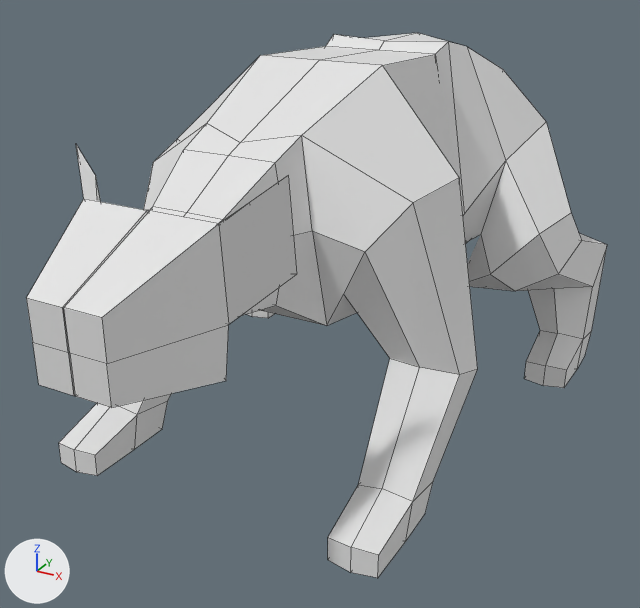
A saved change to the FBX model Assets/---3D Assets/Enemies/Rompo.fbx.
One viewpoint serves both versions: a camera (50 mm lens) standing at (4.28, -4.92, 4.24) and looking at (0.11, 2.64, 0.45). Arrows for +X, +Y and +Z are at lower left; the lights stay in place. Mesh edges are drawn as thin lines.

Script lines for the objects in view, before the commit:
```python
me_cube_002 = bpy.data.meshes.new('Cube.002')
me_cube_002.from_pydata(...)  # 253 vertices, 244 faces; spans x -2.36..2.36, y -0.84..6.52, z -1.03..2.98
ob_rompo = bpy.data.objects.new('Rompo', me_cube_002)
ob_rompo.location = (0.0, 0.0, 0.0)
```
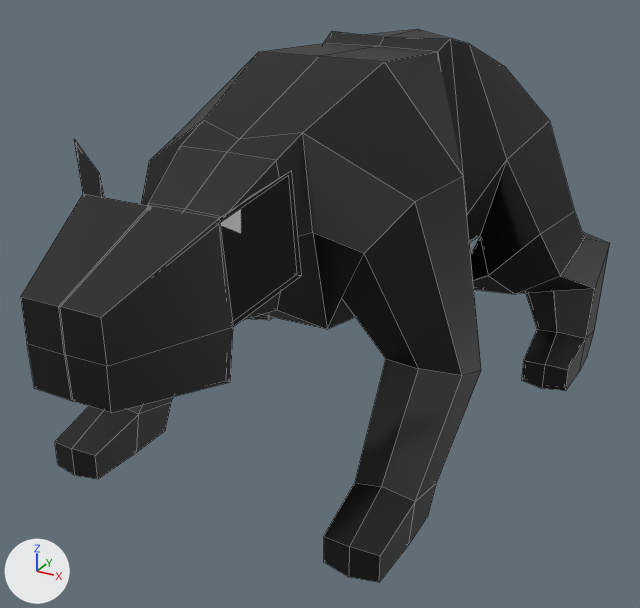
Location of each change, (x1, y1, x2, y2) in pixels of the pictures (640 x 608 px):
'Rompo', reshaped: before (26, 33, 607, 578); after (21, 29, 610, 582)
part 1 of me_cube_002, added (black): after (21, 29, 610, 582)

What the commit changed:
Material 'Outline' (mat_outline) is new.
Its base color is (0.0, 0.0, 0.0) (black #000000).
Material 'Rompo' (mat_rompo) is new.
Its base color is (0.8, 0.8, 0.8) (white #e7e7e7).
me_cube_002 is used by ob_rompo; location (0.0, 0.0, 0.0).
me_cube_002 had 253 vertices, 244 faces and spanned x -2.36..2.36, y -0.84..6.52, z -1.03..2.98.
me_cube_002 now has 506 vertices, 504 faces and spans x -2.4..2.4, y -0.88..6.56, z -1.07..3.01.
Part 1, on me_cube_002:
253 vertices are added at x -2.4..2.4, y -0.88..6.56, z -1.07..3.01.
244 new faces join them, mat_outline (black #000000).
16 new faces join them, mat_rompo (white #e7e7e7).
me_cube_002 now uses material mat_rompo (white #e7e7e7).
me_cube_002 now uses material mat_outline (black #000000).
